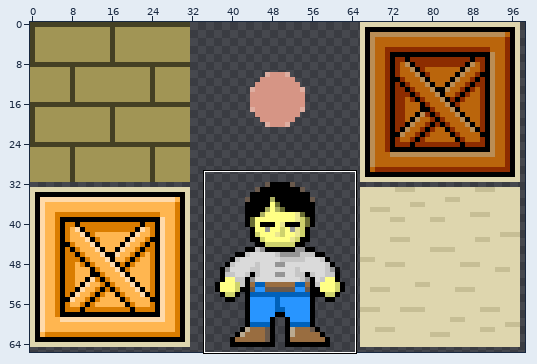
Sprite sheet: data/sprites.png. The picture above shows the old version from afar; the outline marks the close-up.
Close-up. Earlier state:
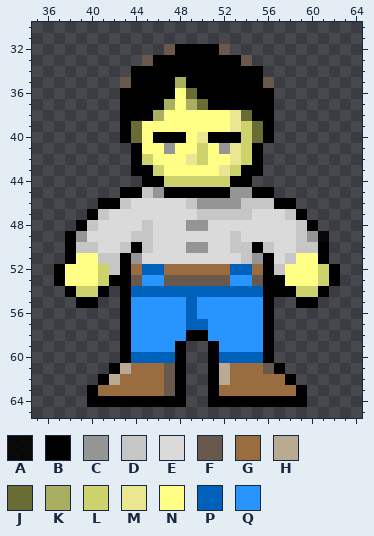
The file is 99x66 pixels. Shown: x 35..64, y 30..65. The commit also changed other parts of the picture, which this record leaves out.
Palette (. is transparent): A #000000dc  B #000000  C #959595  D #c6c6c6  E #dadada  F #69594c  G #996d40  H #baaa91  J #696d34  K #aaae61  L #ced26d  M #eae691  N #ffff85  P #0061ba  Q #2895ff
Pixels before, first column x 37:
32 ..........FBBBBF..........
33 ........FBBBBBBBBF........
34 .......BBBBBBBBBBBB.......
35 ......FBBBBKBBBBBBBF......
36 ......BBBBBNJBBBBBBB......
37 ......BBBBKNKJBBBBBB......
38 ......BBBKNNNNNNMJBB......
39 ......BJNNNNNNNNMLJB......
40 ......BJNBBBNMBBBLJB......
41 .......BNNCNNLNCMLB.......
42 .......BLNNNMLNNMLB.......
43 .......BBLNNNNNMLBB.......
44 ........BBLLLLLLBB........
45 ......BBDCBBBBBBCCBB......
46 ....BBDEEEEEDCCCCDDDBB....
47 ...BDEEEEEEEEDDDDDEEEDB...
48 ..BDEEEEDEEECCEEEEEEEEDB..
49 .BCEEEEDDEEEEEEEDEEEEEDCA.
50 .BDDEEDBDEEECCEEDDBDEEDDB.
51 .BNNDDBCEEEEEEEEEDCBEDNNB.
52 BNNNLDBGPPGGGGGGPPGBDNNNLB
53 BNNNLBBFQQFFFFFFQQFBBNNNLB
54 .BLLB.BPPPPPPPPPPPPBBBLLB.
55 ..BB..BQQQQQPQQQQQQB..BB..
56 ......BQQQQQPQQQQQQB......
57 ......BQQQQQPPQQQQQB......
58 ......BQQQQQBBQQQQQB......
59 ......BQQQQB..BQQQQB......
60 ......BPPPPB..BPPPPB......
61 .....BHGGGFB..BHGGGFB.....
62 ....BHGGGGFB..BHGGGGGB....
63 ...BGGGGGGFB..BGGGGGGGB...
64 ...BBBBBBBBB..BBBBBBBBB...
New version:
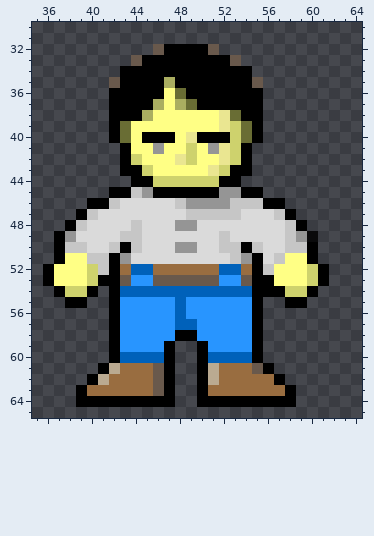
Changes in this commit:
Changed rows in their new state; - is an unchanged pixel.
first column x 36:
32 ----------FB---F.----------
33 --------FB-------F.--------
34 -------B-----------.-------
35 ------FB---KB------F.------
36 ------B----NJB------.------
37 ------B---KNKJB-----.------
38 ------B--KN-----MJB-.------
39 ------BJN-------MLJB.------
40 ------BJNB--NMB--LJB.------
41 -------BN-CN-LNCMLB.-------
42 -------BLN--MLN-MLB.-------
43 -------B-LN----MLB-.-------
44 --------B-L-----B-.--------
45 ------B-DCB-----C-B-.------
46 ----B-DE----DC---D--B-.----
47 ---BDE-------D----E--DB.---
48 --BDE---DE--C-E-------DB.--
49 -BCE---D-E------DE----DCA.-
50 -BD-E-DBDE--C-E-D-BDE-D-B.-
51 -BN-D-BCE--------DCBEDN-B.-
52 BN--LDBGP-G-----P-GBDN--LB.
53 BN--LB-FQ-F-----Q-FB-N--LB.
54 -BL-B.BP-----------B--L-B.-
55 --B-.-BQ----PQ-----B.-B-.--
56 ------BQ----PQ-----B.------
57 ------BQ----P-Q----B.------
58 ------BQ----B-Q----B.------
59 ------BQ---B.-BQ---B.------
60 ------BP---B.-BP---B.------
61 -----BHG--FB.-BHG--FB.-----
62 ----BHG---FB.-BHG----B.----
63 ---BG-----FB.-BG------B.---
64 ---B--------.-B--------.---
Boxes around the changes in both close-ups, in picture pixels (x1, y1, x2, y2):
changed: (43, 44, 340, 407)
